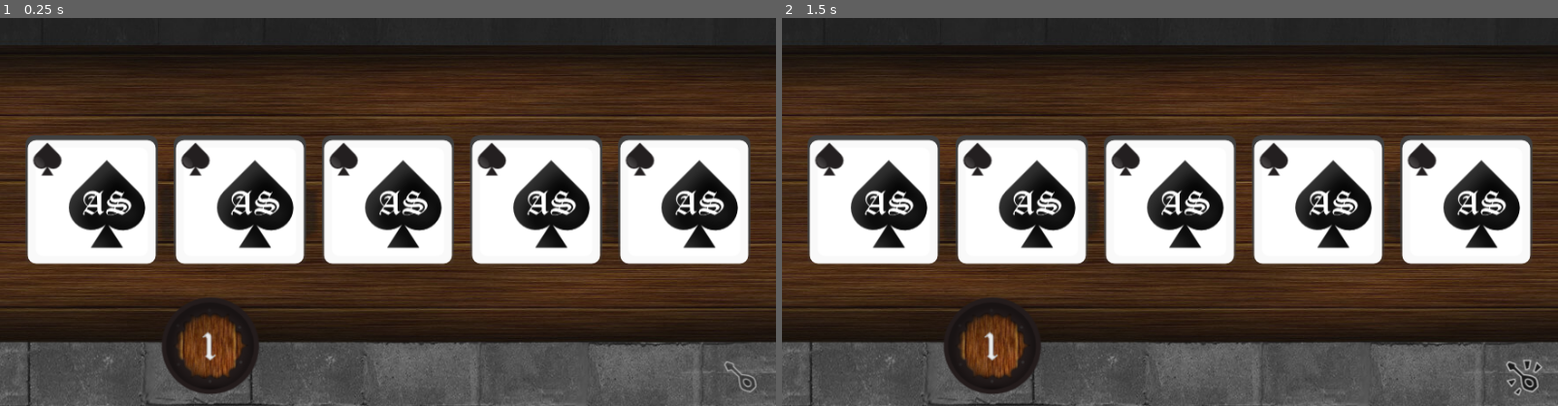
Above: before the commit, frames 1-2 (left to right).
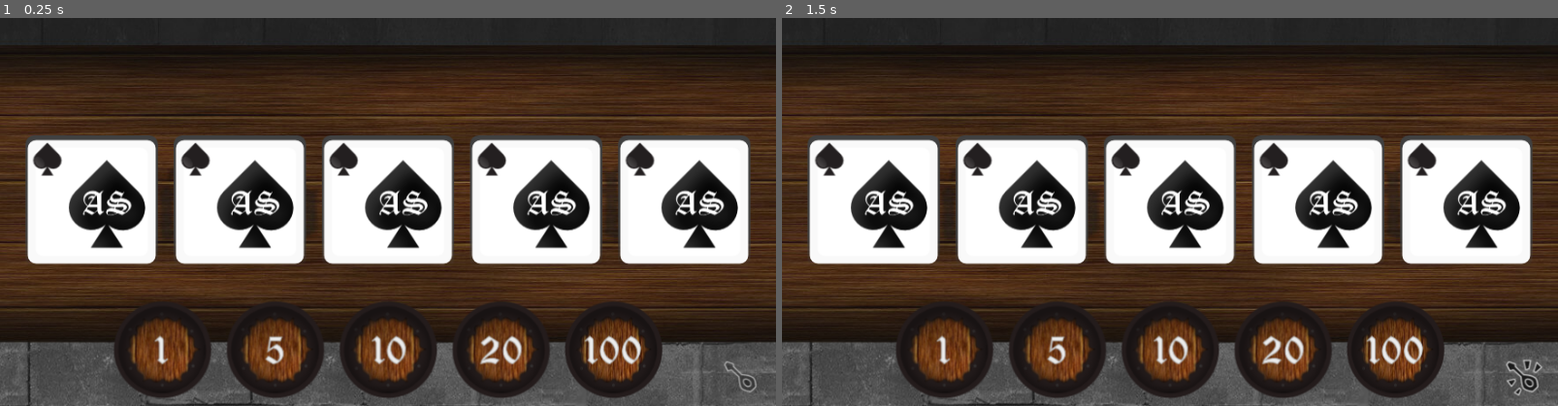
Above: after the commit, the same moments.

Repository: ubermanu/kingdom-poker
Game: Godot game, scene res://Game.tscn
Two runs of this game, one before a commit and one after it. Both use one fixed random seed, a clock stepped at 60 frames per second and the inputs below.
Inputs (mouse positions are in pixels of both pictures, inside the frame that each line leads up to):
- Up to frame 1 (0.25 s): no input
- Up to frame 2 (1.5 s): tap Enter at 0.5 s; drag from (1526, 374) to (1247, 126) at 0.52 s; tap Space at 1.25 s; drag from (991, 343) to (1526, 374) at 1.27 s

The runs differ from the first frame. In frame 1, 10% of the frame differs, in the area x 14-86%, y 72-98%; in frame 2, 10%.

Commit message:
Add token list

Diff:
--- a/Game.tscn
+++ b/Game.tscn
@@ -1,7 +1,7 @@
 [gd_scene load_steps=5 format=2]
 
 [ext_resource path="res://Board.tscn" type="PackedScene" id=1]
-[ext_resource path="res://Token.tscn" type="PackedScene" id=2]
+[ext_resource path="res://TokenList.tscn" type="PackedScene" id=2]
 [ext_resource path="res://MusicButton.tscn" type="PackedScene" id=4]
 [ext_resource path="res://Table.tscn" type="PackedScene" id=5]
 
@@ -9,11 +9,10 @@
 
 [node name="Table" parent="." instance=ExtResource( 5 )]
 
-[node name="Board" parent="." instance=ExtResource( 1 )]
-
 [node name="MusicButton" parent="." instance=ExtResource( 4 )]
 position = Vector2( 842.576, 405.311 )
 active = false
 
-[node name="Token" parent="." instance=ExtResource( 2 )]
-position = Vector2( 238.153, 371.657 )
+[node name="Board" parent="." instance=ExtResource( 1 )]
+
+[node name="TokenList" parent="." instance=ExtResource( 2 )]
--- /dev/null
+++ b/TokenList.tscn
@@ -0,0 +1,24 @@
+[gd_scene load_steps=2 format=2]
+
+[ext_resource path="res://Token.tscn" type="PackedScene" id=1]
+
+[node name="TokenList" type="Node2D"]
+
+[node name="Token" parent="." instance=ExtResource( 1 )]
+position = Vector2( 184, 376 )
+
+[node name="Token2" parent="." instance=ExtResource( 1 )]
+position = Vector2( 312, 376 )
+value = 5
+
+[node name="Token3" parent="." instance=ExtResource( 1 )]
+position = Vector2( 440, 376 )
+value = 10
+
+[node name="Token4" parent="." instance=ExtResource( 1 )]
+position = Vector2( 568, 376 )
+value = 20
+
+[node name="Token5" parent="." instance=ExtResource( 1 )]
+position = Vector2( 695.5, 376 )
+value = 100
